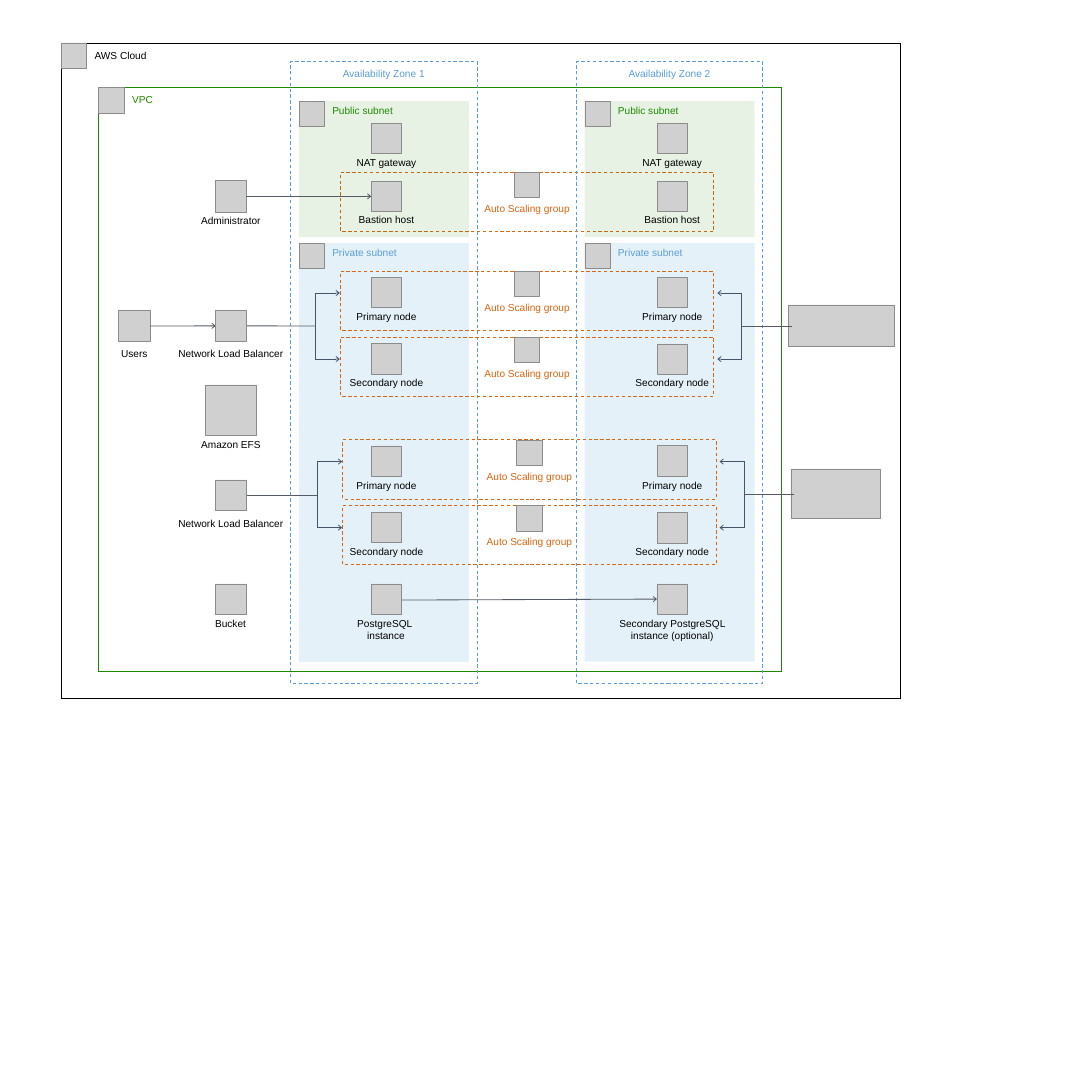
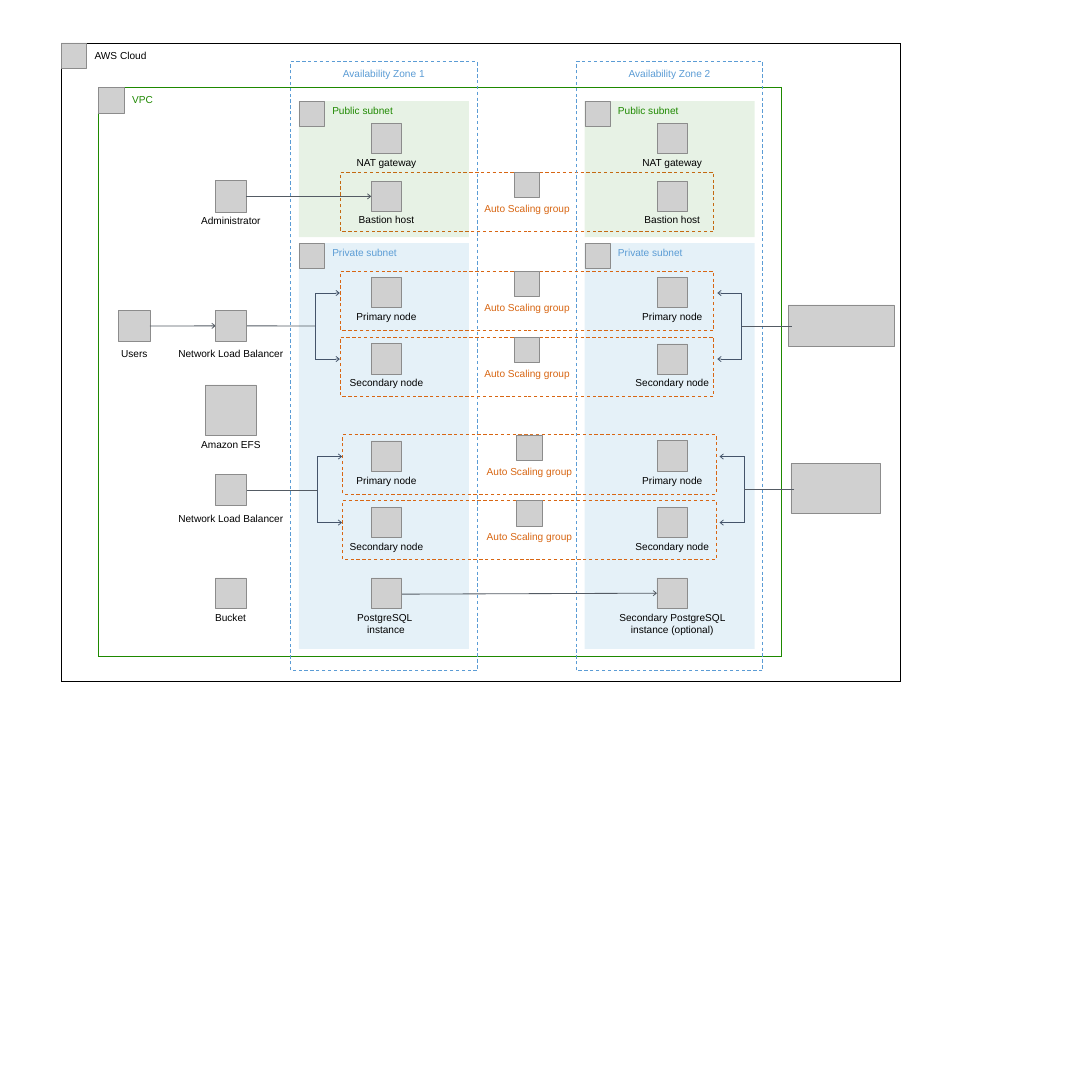
Before and after one commit to aws-quickstart/quickstart-jfrog-artifactory, a slide deck: slide 5 of docs/images/jfrog-artifactory-update-011322.pptx. Drawn at 1092x1092 pixels with LibreOffice and Linux fonts; fonts in the diff are those of the drawing; grey boxes stand for pictures. Boxes give left, top, right and bottom in pixels: in the first picture for what was removed or moved away, otherwise in the second. Text is boxed around its words. In the diff, an @@ line names an element or a change of style, - is before the commit and + after.

```diff
--- a/docs/images/jfrog-artifactory-update-011322.pptx
+++ b/docs/images/jfrog-artifactory-update-011322.pptx
@@ rectangle "AWS Cloud": place and size @@
-rectangle "AWS Cloud" at [61, 43, 900, 698]
+rectangle "AWS Cloud" at [61, 43, 900, 682]
@@ rectangle "VPC": place and size @@
-rectangle "VPC" at [99, 87, 782, 671]
+rectangle "VPC" at [99, 87, 782, 656]
@@ rectangle "Availability Zone 1": place and size @@
-rectangle "Availability Zone 1" at [291, 62, 477, 684]
+rectangle "Availability Zone 1" at [291, 62, 477, 671]
@@ rectangle "Availability Zone 2": place and size @@
-rectangle "Availability Zone 2" at [576, 62, 763, 684]
+rectangle "Availability Zone 2" at [576, 62, 763, 671]
@@ rectangle "Private subnet": place and size @@
-rectangle "Private subnet" at [299, 243, 469, 662]
+rectangle "Private subnet" at [299, 243, 469, 649]
@@ rectangle "Private subnet": place and size @@
-rectangle "Private subnet" at [585, 243, 755, 662]
+rectangle "Private subnet" at [585, 243, 755, 649]
@@ 11 pictures, 8 texts, 2 rectangles, 2 freeform shapes, 2 lines, 1 arrow: place and size @@
-11 pictures, 8 texts, 2 rectangles, 2 freeform shapes, 2 lines, 1 arrow at [178, 440, 880, 641]
+11 pictures, 8 texts, 2 rectangles, 2 freeform shapes, 2 lines, 1 arrow at [178, 435, 880, 635]
```
Also in this commit, not shown: 3 slides added, 2 other files.
